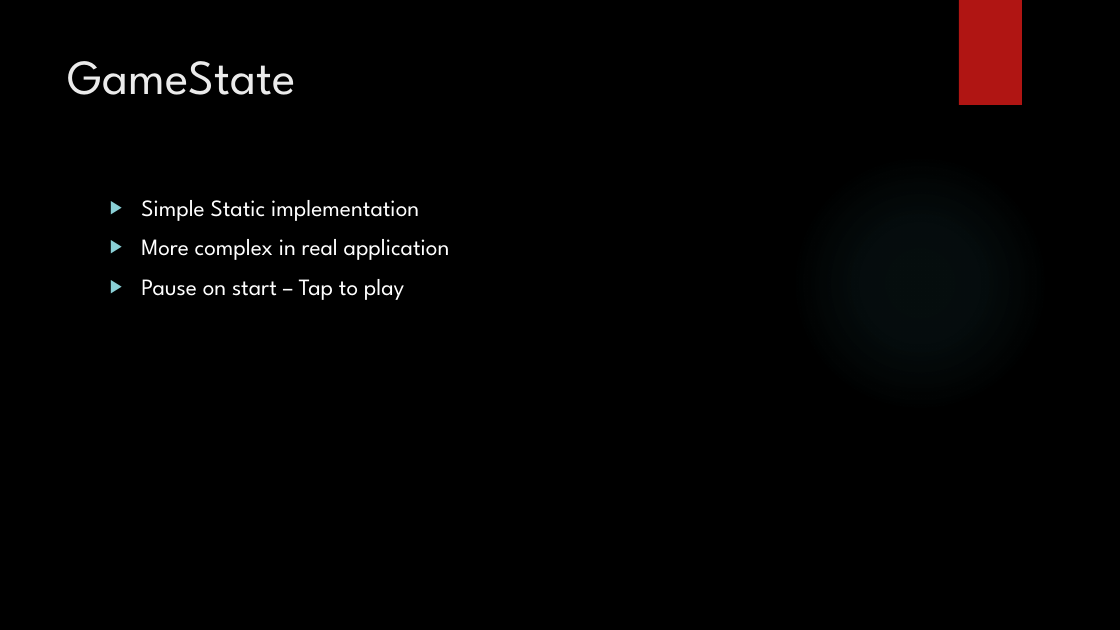
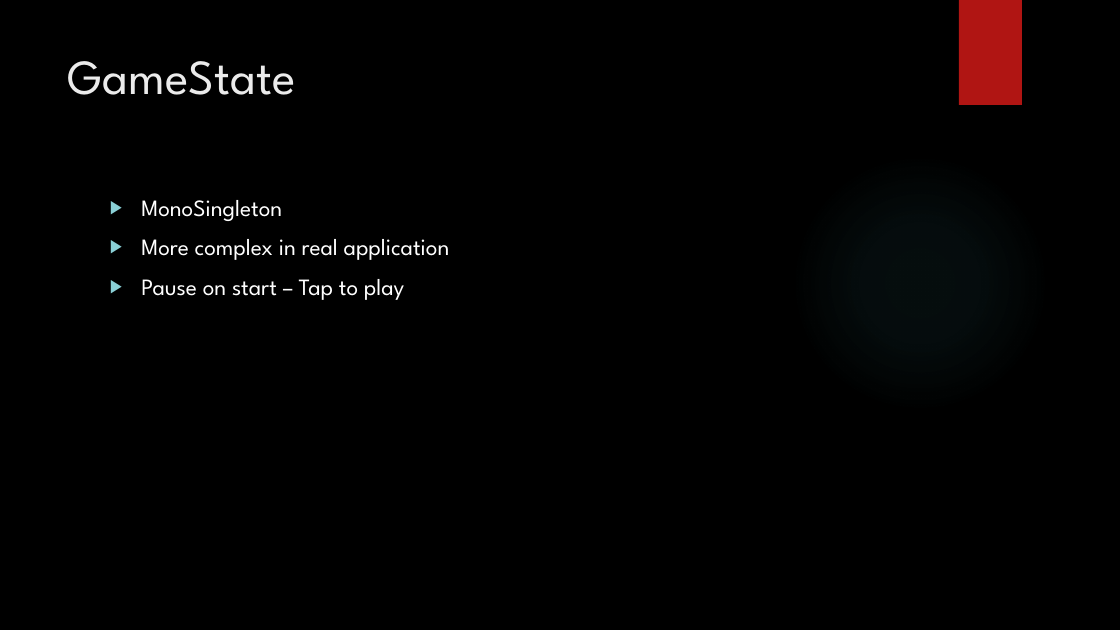
Before and after one commit to jweimann/Demos, a slide deck: slide 18 of Presentations/Intro to Unity.pptx. Drawn at 1120x630 pixels with LibreOffice and Linux fonts; fonts in the diff are those of the drawing; background and template pictures are left out. Boxes give left, top, right and bottom in pixels: in the first picture for what was removed or moved away, otherwise in the second. Text is boxed around its words. In the diff, an @@ line names an element or a change of style, - is before the commit and + after.

```diff
--- a/Presentations/Intro to Unity.pptx
+++ b/Presentations/Intro to Unity.pptx
@@ text at bbox=[141, 200, 282, 221]: text changed @@
-▶ Simple Static implementation
+▶ MonoSingleton
```
Also in this commit, not shown: 1 other slide changed, 1 slide removed, 18 other files.
